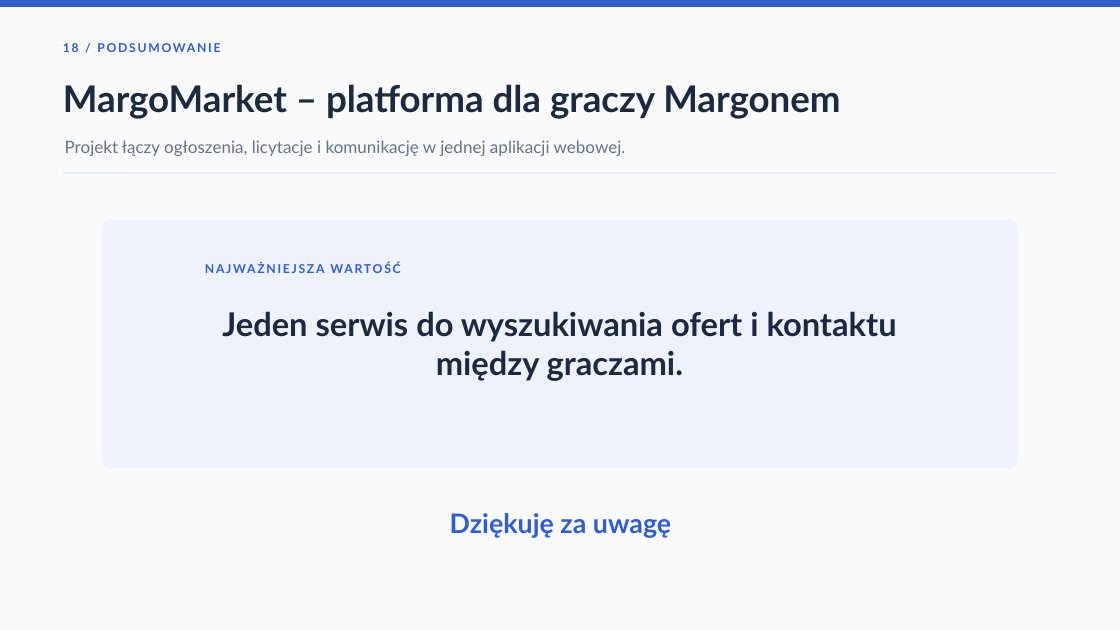
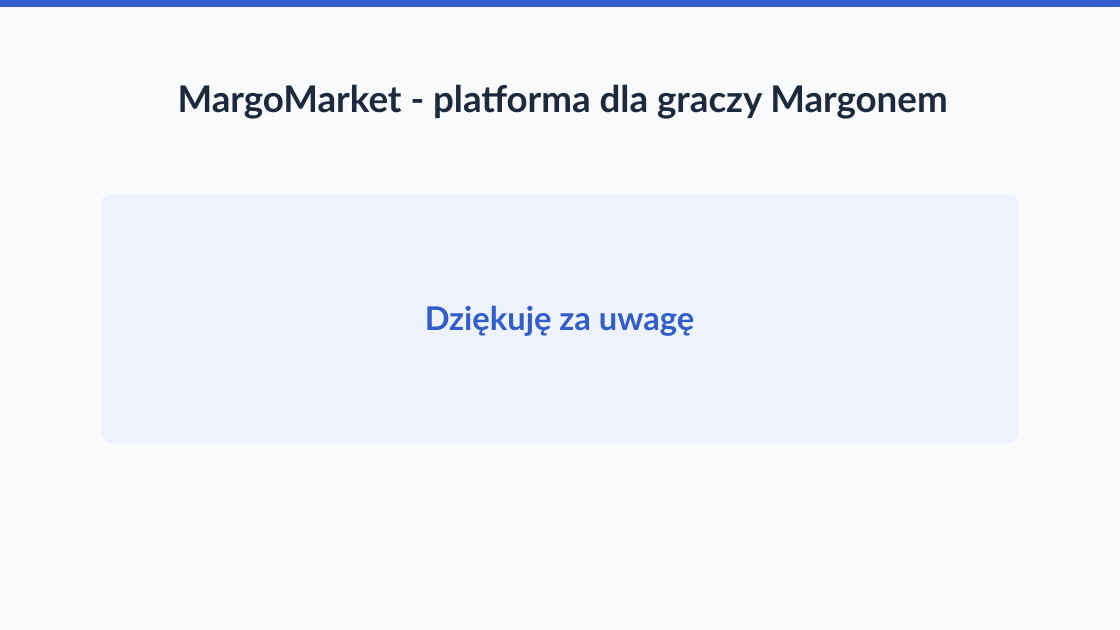
Before and after one commit to persi05/MargoMarket2, a slide deck: slide 18 of MargoMarket_FINAL_2026.pptx (slide 19 before the commit). Drawn at 1120x630 pixels with LibreOffice and Linux fonts; fonts in the diff are those of the drawing. Boxes give left, top, right and bottom in pixels: in the first picture for what was removed or moved away, otherwise in the second. Text is boxed around its words. In the diff, an @@ line names an element or a change of style, - is before the commit and + after.

```diff
--- a/MargoMarket_FINAL_2026.pptx
+++ b/MargoMarket_FINAL_2026.pptx
@@ text removed at [63,36,1038,59] @@
-18 / PODSUMOWANIE
@@ text at [178,84,947,119]: text changed @@
-MargoMarket – platforma dla graczy Margonem
+MargoMarket - platforma dla graczy Margonem
@@ text removed at [65,140,626,156] @@
-Projekt łączy ogłoszenia, licytacje i komunikację w jednej aplikacji webowej.
@@ line removed from (63, 173) to (1057, 173) @@
@@ rounded rectangle: place and size @@
-rounded rectangle at [103,220,1017,468]
+rounded rectangle at [103,195,1017,443]
@@ text removed at [205,257,911,280] @@
-NAJWAŻNIEJSZA WARTOŚĆ
@@ text "Dziękuję za uwagę": place and size @@
-text "Dziękuję za uwagę" at [450,513,671,538]
+text "Dziękuję za uwagę" at [425,305,694,336]
@@ text "Dziękuję za uwagę" at [425,305,694,336]: size 23 to 28 pt @@
@@ text removed at [222,311,897,381] @@
-Jeden serwis do wyszukiwania ofert i kontaktu między graczami.
```
Also in this commit, not shown: 9 other slides changed, 8 slides added, 9 slides removed, 1 other file.
